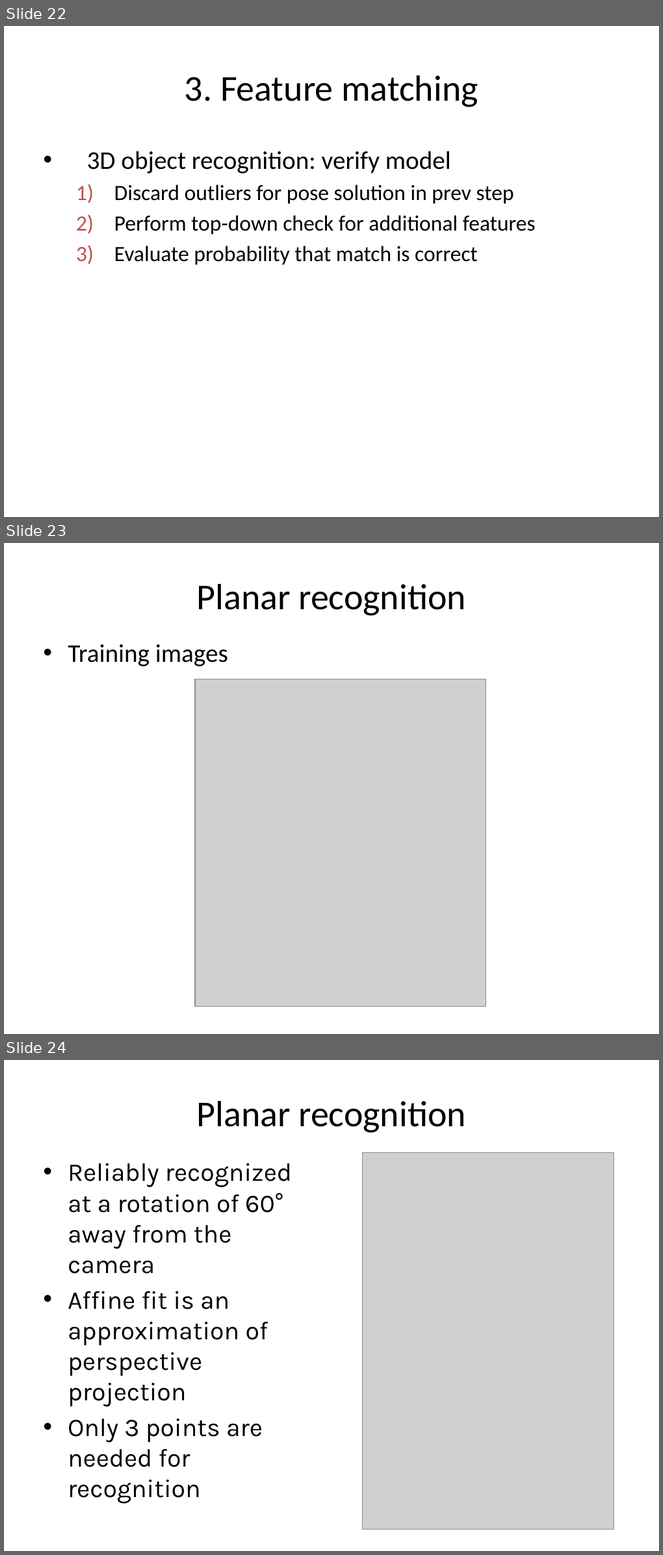
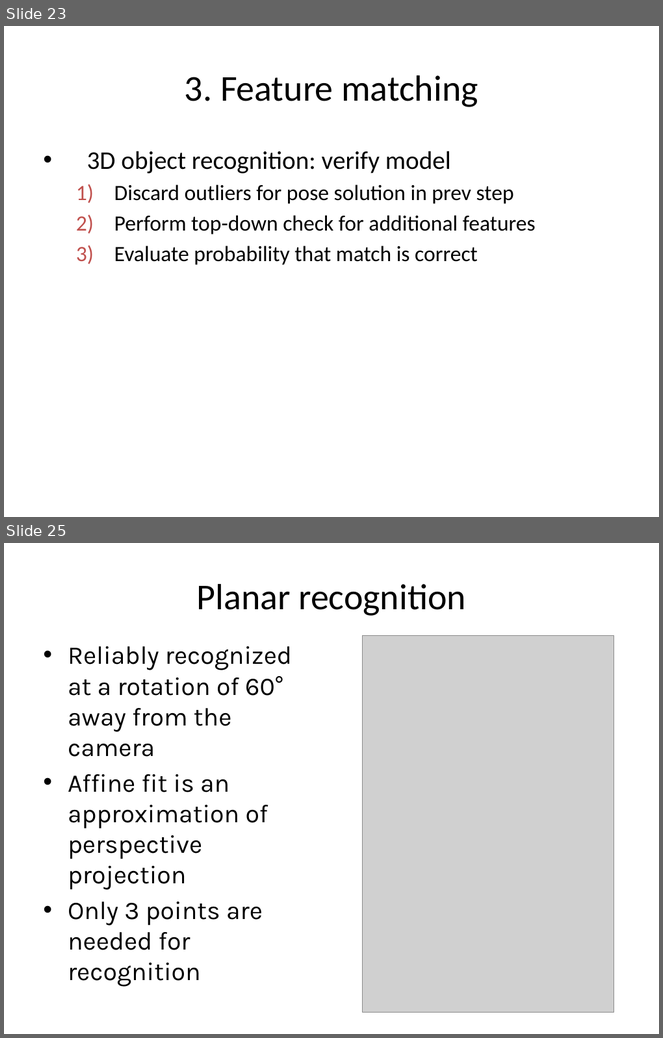
Before and after one commit to amitrokh/CMSC498F, a slide deck: lectures/week_7/SIFT-lecture.pptx. Shown one above the other, each under a label of ours: slides 22, 23 and 24 before the commit, slides 23 and 25 after it; the slides between them are not shown. The pictures are 663x1555 and 663x1038 pixels, drawn with LibreOffice and Linux fonts; fonts in the diff are those of the drawing; grey boxes stand for pictures. Boxes give left, top, right and bottom in pixels: in the first picture for what was removed or moved away, otherwise in the second. Text is boxed around its words. In the diff, an @@ line names an element or a change of style, - is before the commit and + after.

```diff
--- a/lectures/week_7/SIFT-lecture.pptx
+++ b/lectures/week_7/SIFT-lecture.pptx
@@ slide 23 removed at (4, 543, 659, 1034), background #FFFFFF @@
@@ title removed at (197, 584, 466, 616) @@
-Planar recognition
@@ text removed at (68, 644, 228, 667) @@
-• Training images
@@ picture removed at (195, 679, 486, 1007) @@
@@ what was slide 22 is now slide 23 @@
@@ what was slide 24 is now slide 25 @@
```
Also in this commit, not shown: 5 slides changed, 4 slides added, 2 other slides removed.
